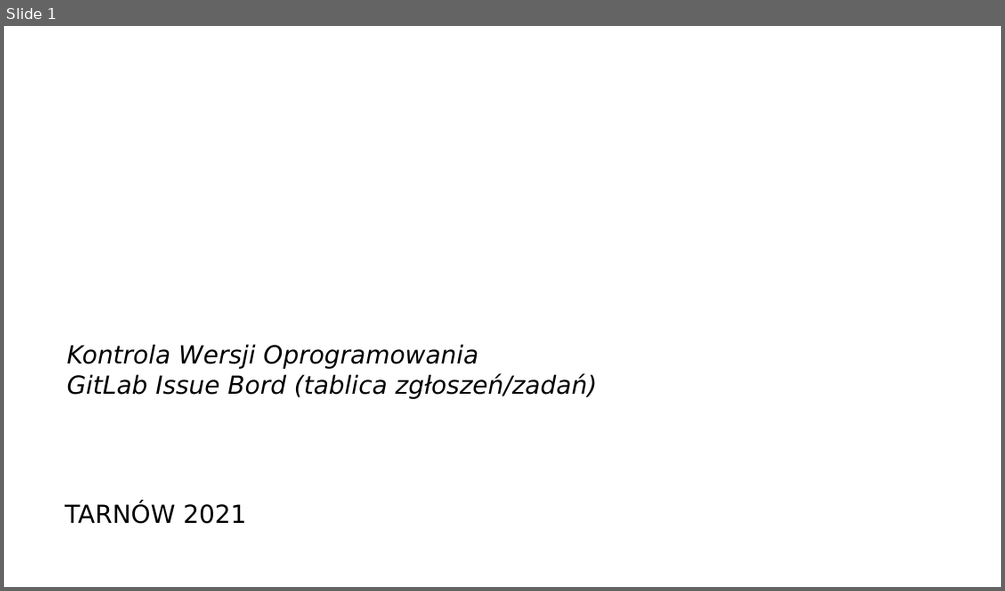
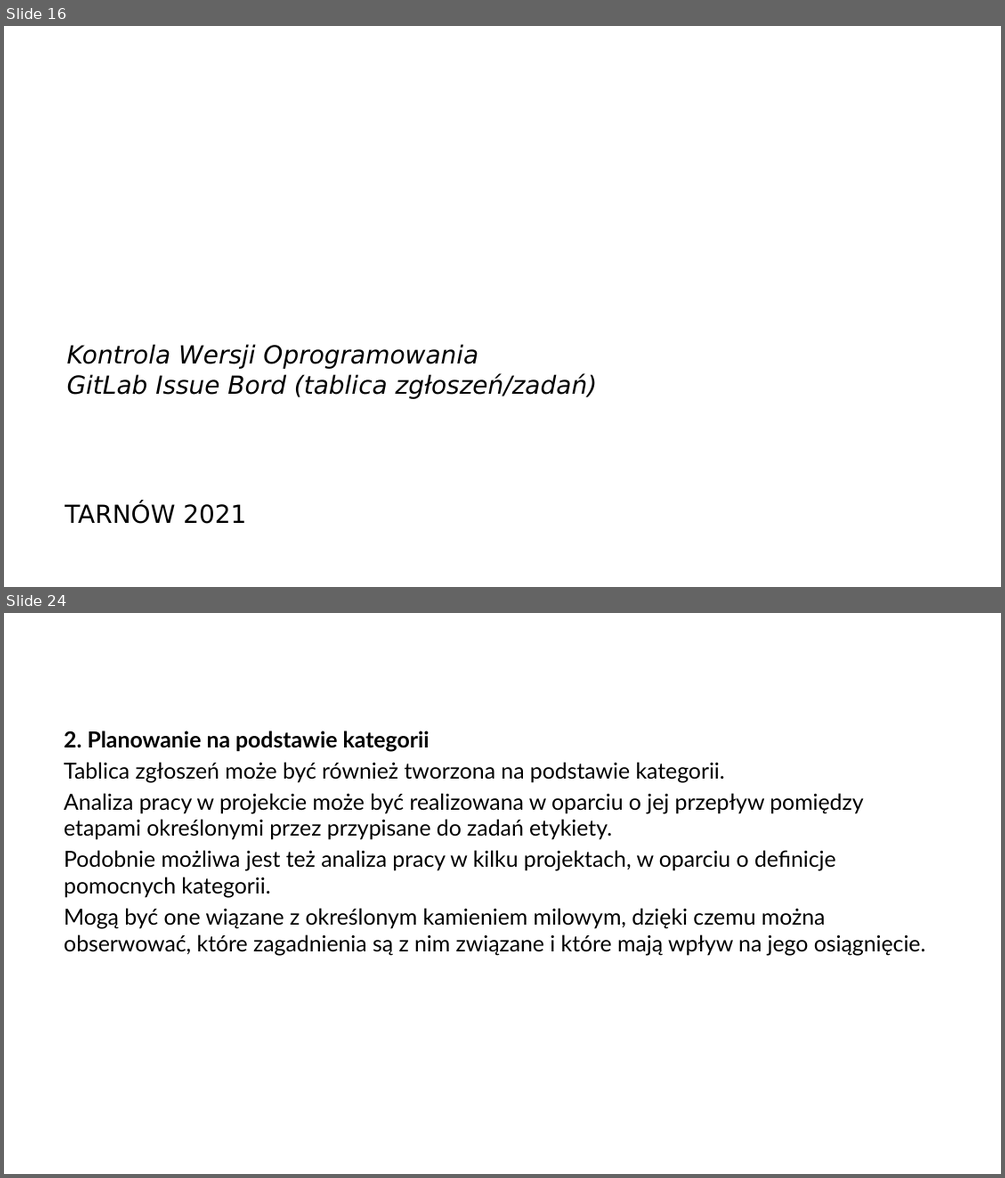
Before and after one commit to arturkwiek/gitlab-tutorial, a slide deck: 09. Git - tutorial - 4 drogi wykorzystania tablicy zgłoszeń.pptx. Shown one above the other, each under a label of ours: slide 1 before the commit, slides 16 and 24 after it; the slides between them are not shown. The pictures are 1005x591 and 1005x1178 pixels, drawn with LibreOffice and Linux fonts; fonts in the diff are those of the drawing; background and template pictures are left out. Boxes give left, top, right and bottom in pixels: in the first picture for what was removed or moved away, otherwise in the second. Text is boxed around its words. In the diff, an @@ line names an element or a change of style, - is before the commit and + after.

```diff
--- a/09. Git - tutorial - 4 drogi wykorzystania tablicy zgłoszeń.pptx
+++ b/09. Git - tutorial - 4 drogi wykorzystania tablicy zgłoszeń.pptx
@@ slide 24 added at (4, 613, 1001, 1174), background picture (left out) @@
@@ text added at (64, 730, 926, 956), 16 pt, text #000000 @@
+2. Planowanie na podstawie kategorii
+Tablica zgłoszeń może być również tworzona na podstawie kategorii.
+Analiza pracy w projekcie może być realizowana w oparciu o jej przepływ pomiędzy etapami określonymi przez przypisane do zadań etykiety.
+Podobnie możliwa jest też analiza pracy w kilku projektach, w oparciu o definicje pomocnych kategorii.
+Mogą być one wiązane z określonym kamieniem milowym, dzięki czemu można obserwować, które zagadnienia są z nim związane i które mają wpływ na jego osiągnięcie.
@@ what was slide 1 is now slide 16 @@
```
Also in this commit, not shown: 13 slides changed, 6 other slides added.
